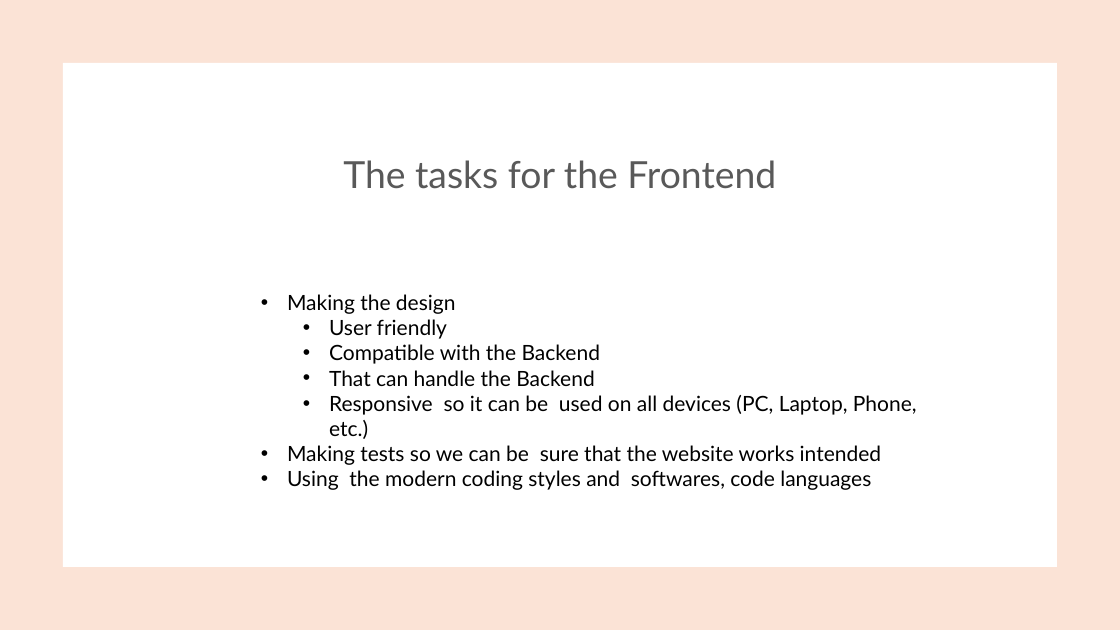
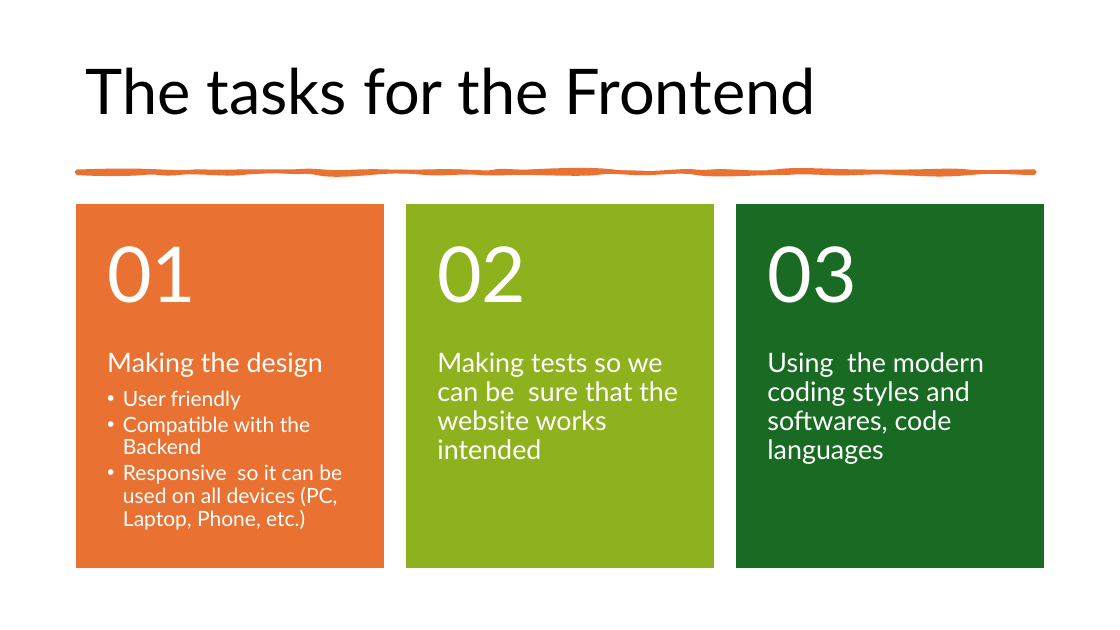
Before and after one commit to TudosLevente/ProjectWork, a slide deck: slide 4 of Docx/Projekt dokumentációk/FoodHub.pptx. Drawn at 1120x630 pixels with LibreOffice and Linux fonts; fonts in the diff are those of the drawing. Boxes give left, top, right and bottom in pixels: in the first picture for what was removed or moved away, otherwise in the second. Text is boxed around its words. In the diff, an @@ line names an element or a change of style, - is before the commit and + after.

```diff
--- a/Docx/Projekt dokumentációk/FoodHub.pptx
+++ b/Docx/Projekt dokumentációk/FoodHub.pptx
@@ rectangle removed at [0, 0, 1120, 630] @@
@@ title "The tasks for the Frontend": place and size @@
-title "The tasks for the Frontend" at [343, 160, 776, 189]
+title "The tasks for the Frontend" at [85, 67, 816, 115]
@@ title "The tasks for the Frontend" at [85, 67, 816, 115]: size 32 to 54 pt, text colour #595959 to #000000; alignment centre to left; vertical alignment bottom to middle @@
@@ rectangle removed at [63, 63, 1057, 567] @@
@@ freeform shape added at [77, 171, 1035, 173], fill #E97132, outline #E97132 3.25 pt @@
@@ group added at [77, 205, 1044, 568]: 5 texts, 3 rectangles @@
+01
+Making tests so we can be sure that the website works intended
+02
+Using the modern coding styles and softwares, code languages
+03
@@ text "Making the design": place and size @@
-text "Making the design" at [287, 294, 917, 490]
+text "Making the design" at [107, 352, 342, 530]
@@ text "Making the design" at [107, 352, 342, 530]: size 18 to 23 pt in "Making the design"; text colour #000000 to #FFFFFF; bullet • to none; line spacing 1 to 0.9; more space between paragraphs; indent changed @@
@@ text at [329, 370, 594, 386]: paragraph removed @@
-  • That can handle the Backend
@@ text at [287, 445, 881, 490]: paragraphs removed @@
-• Making tests so we can be sure that the website works intended
-• Using the modern coding styles and softwares, code languages
```
Also in this commit, not shown: 5 other slides changed, 2 other files.
